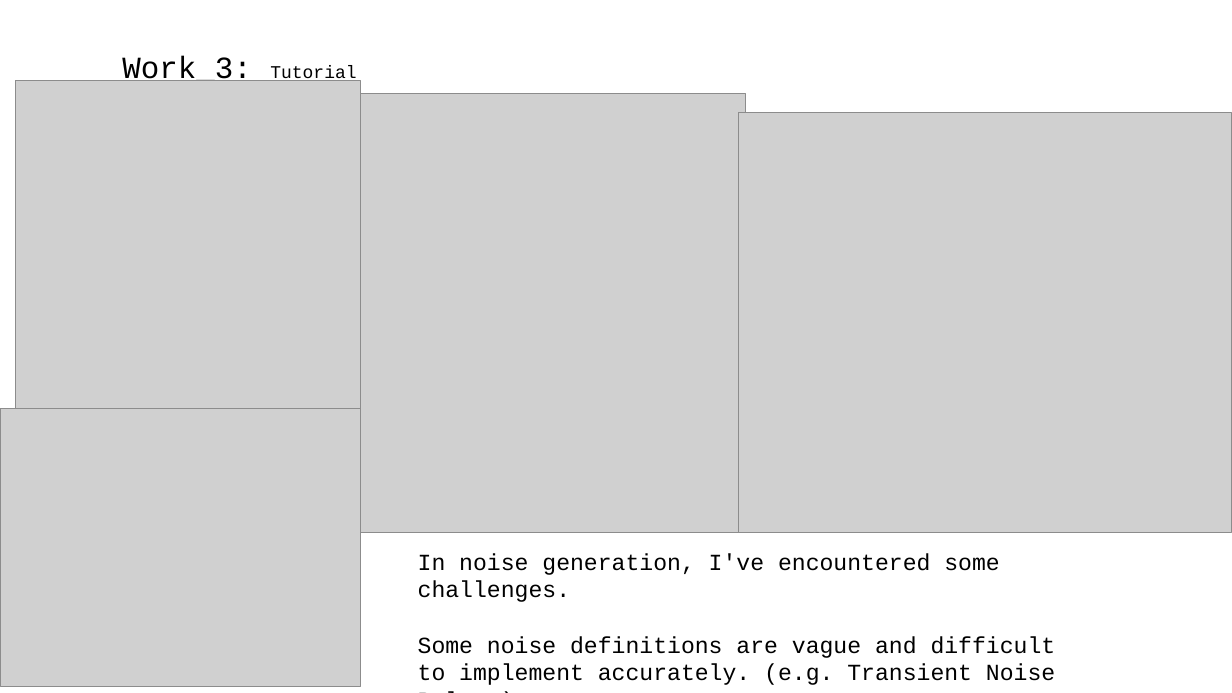
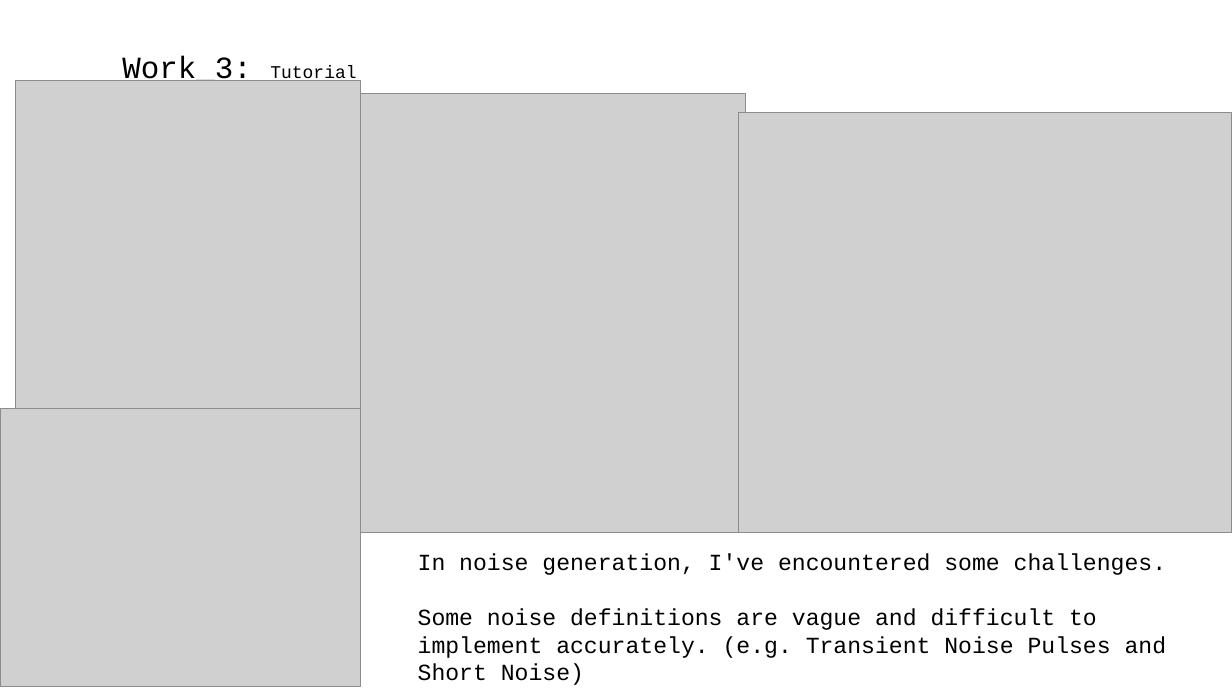
Before and after one commit to A-Big-Tortoise/Presentation, a slide deck: slide 13 of Presentation_821_JiayuChen.pptx. Drawn at 1232x693 pixels with LibreOffice and Linux fonts; fonts in the diff are those of the drawing; grey boxes stand for pictures. Boxes give left, top, right and bottom in pixels: in the first picture for what was removed or moved away, otherwise in the second. Text is boxed around its words. In the diff, an @@ line names an element or a change of style, - is before the commit and + after.

```diff
--- a/Presentation_821_JiayuChen.pptx
+++ b/Presentation_821_JiayuChen.pptx
@@ text at (418,608,1167,658): text changed @@
-Some noise definitions are vague and difficult to implement accurately. (e.g. Transient Noise Pulses)
+Some noise definitions are vague and difficult to implement accurately. (e.g. Transient Noise Pulses and Short Noise)
```
Also in this commit, not shown: 2 other slides changed.
